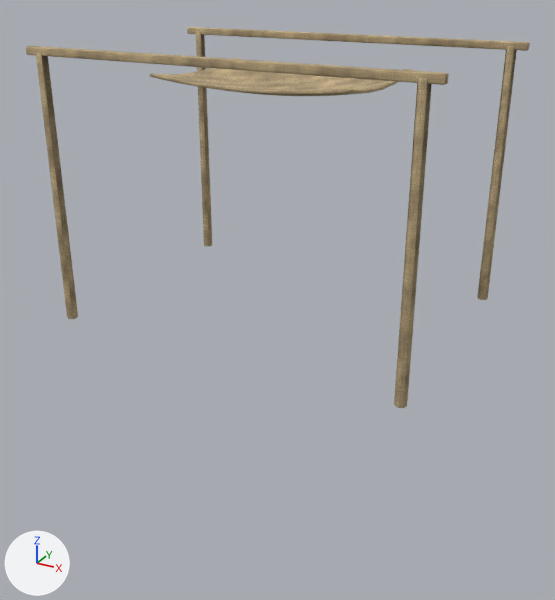
An edit to the glTF model assets/models/p_awning.glb, drawn before and after from the same camera.
Camera for both pictures: a camera (50 mm lens) standing at (3.37, -6.25, 3.19) and looking at (-0.06, -0.01, 0.08). Arrows for +X, +Y and +Z are at lower left; the lights stay in place. The older version comes first. Where no turn or scale is listed for an object, it has been applied to the vertices. Vertices at exactly the same position are counted once.

Objects in the first picture: 'awning'.
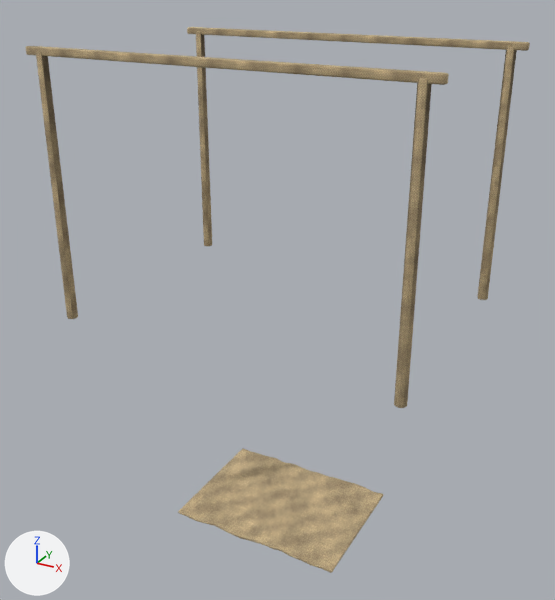
Where the newer file only moved an object's origin or applied its transform, the numbers keep the older frame.

Where the change shows, as pixel boxes (x1, y1, x2, y2) in the pictures (555 x 600 px; the box of a moved part takes in the faces that stretch with it):
'awning', reshaped (43% taller)
    before: (26, 27, 530, 408)
    after: (26, 27, 530, 573)
part 1 of me_cone, added
    after: (178, 448, 383, 573)
part 2 of me_cone, deleted
    before: (150, 58, 412, 96)
part 3 of me_cone, moved or reshaped
    both: (27, 33, 530, 85)
part 4 of me_cone, surface changed
    both: (28, 28, 520, 408)
part 5 of me_cone, edited (looks the same)
    both: (36, 28, 528, 406)

The change, as a list of edits to the scene's bpy script:
```text
Change me_cone:
    used by ob_awning; location = (-1.85, 1.25, 0.0)
    remove me_cone.from_pydata(...)  # 830 vertices, 1632 faces; spans x 0.0..3.7, y -2.51..0.0, z 0.0..2.54
    add me_cone.from_pydata(...)  # 1174 vertices, 2320 faces; spans x 0.0..3.7, y -2.51..0.0, z -2.45..2.54
    me_cone part 1: a new loose piece of 614 vertices spanning x 0.9..2.8, y -1.97..-0.53, z -2.45..-2.42, in mat_awning
    me_cone part 2: the loose piece of 270 vertices spanning x 0.9..2.8, y -1.96..-0.55, z 2.13..2.31 is deleted
    me_cone part 3
    16 vertices are removed from x 0.0..3.7, y -2.48..-0.02, z 2.47..2.52
    132 faces are deleted
    12 vertices move within x 0.0..3.7, y -2.48..-0.02, z 2.47..2.53
    16 vertices are added at x 0.0..3.7, y -2.48..-0.02, z 2.46..2.53
    132 new faces join them
    me_cone part 4: 638 kept faces spanning x 0.0..3.7, y -2.51..0.0, z 0.0..2.53 get new texture (UV) coordinates
    me_cone part 5: 417 kept faces spanning x 0.0..3.7, y -2.51..0.0, z 0.0..2.53 get new vertex colours; the middle colour goes from white #ffffff to white #fafafa
```
